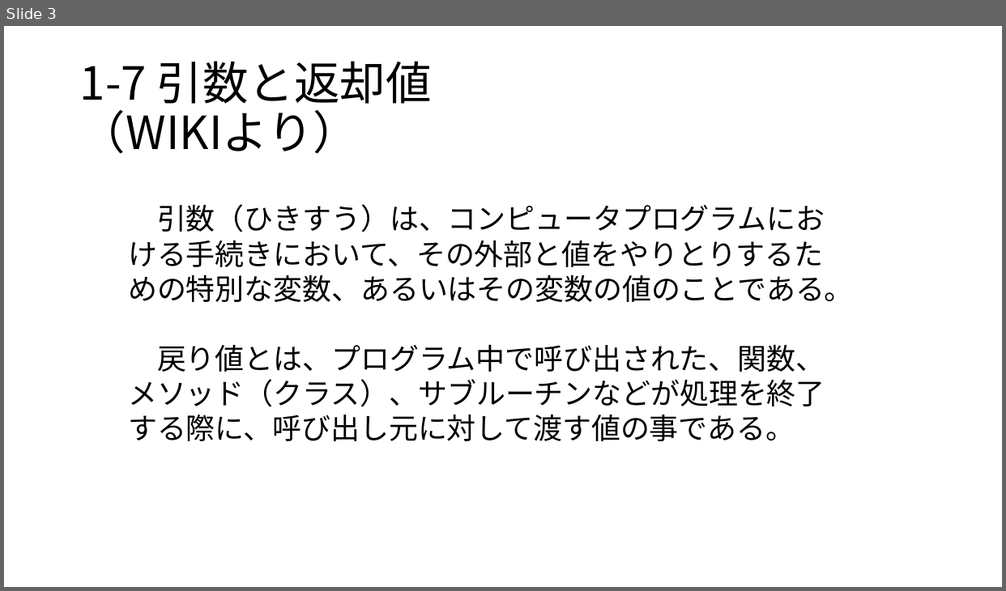
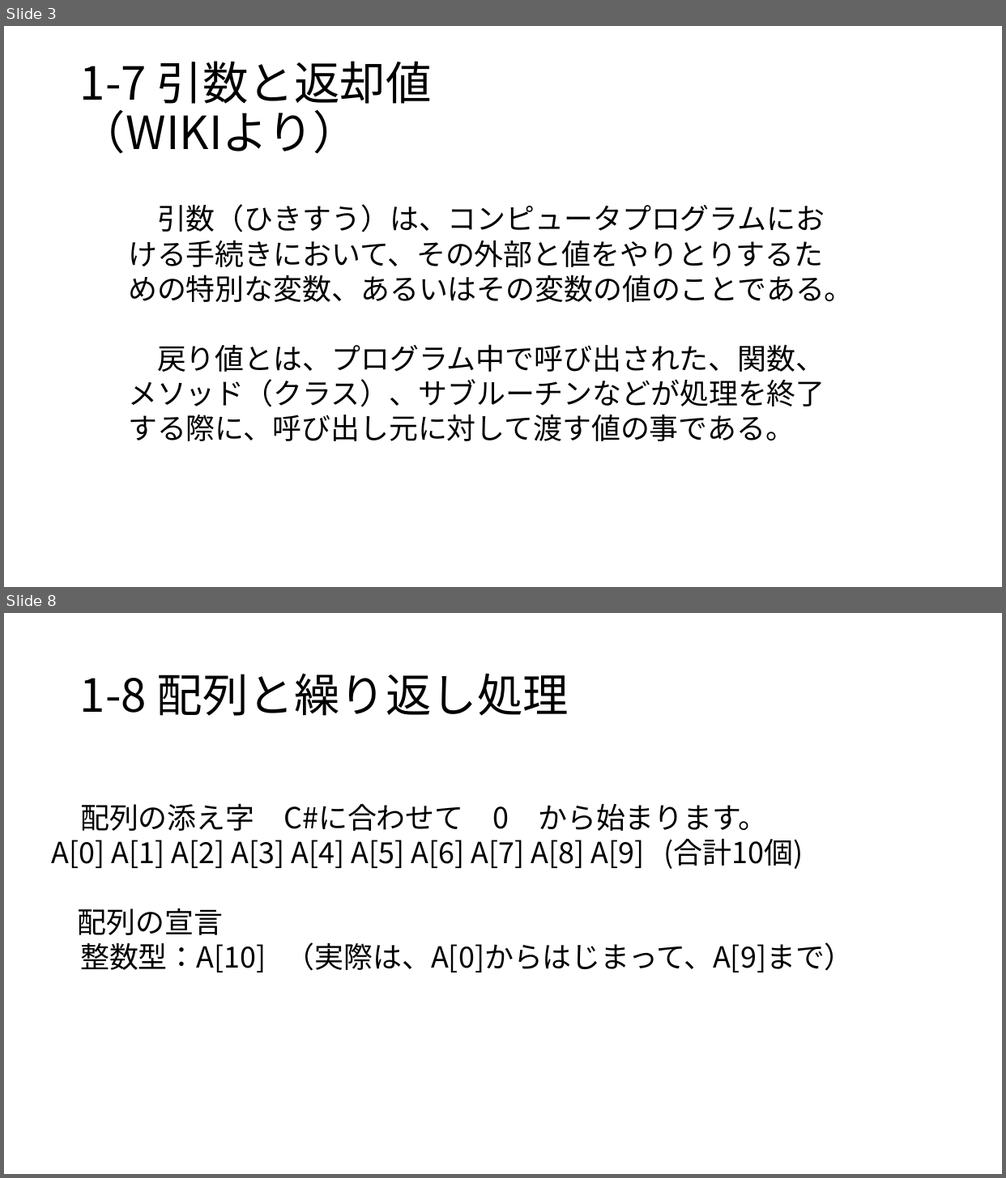
Before and after one commit to masakage/algorithm, a slide deck: docs/第5回引数と返却値.pptx. Shown one above the other, each under a label of ours: slide 3 before the commit, slides 3 and 8 after it; the slides between them are not shown. The pictures are 1006x591 and 1006x1178 pixels, drawn with LibreOffice and Linux fonts; fonts in the diff are those of the drawing. Boxes give left, top, right and bottom in pixels: in the first picture for what was removed or moved away, otherwise in the second. Text is boxed around its words. In the diff, an @@ line names an element or a change of style, - is before the commit and + after.

```diff
--- a/docs/第5回引数と返却値.pptx
+++ b/docs/第5回引数と返却値.pptx
@@ slide 8 added at bbox=[4, 613, 1002, 1174], background #FFFFFF @@
@@ title added at bbox=[80, 673, 569, 716], 44 pt, text #000000 @@
+1-8 配列と繰り返し処理
@@ text added at bbox=[51, 803, 854, 973], 28 pt, text #000000 @@
+配列の添え字 C#に合わせて 0 から始まります。
+A[0] A[1] A[2] A[3] A[4] A[5] A[6] A[7] A[8] A[9] (合計10個)
+配列の宣言
+整数型：A[10] （実際は、A[0]からはじまって、A[9]まで）
```
Also in this commit, not shown: 3 slides changed, 3 other slides added, 8 slides removed, 3 other files.
